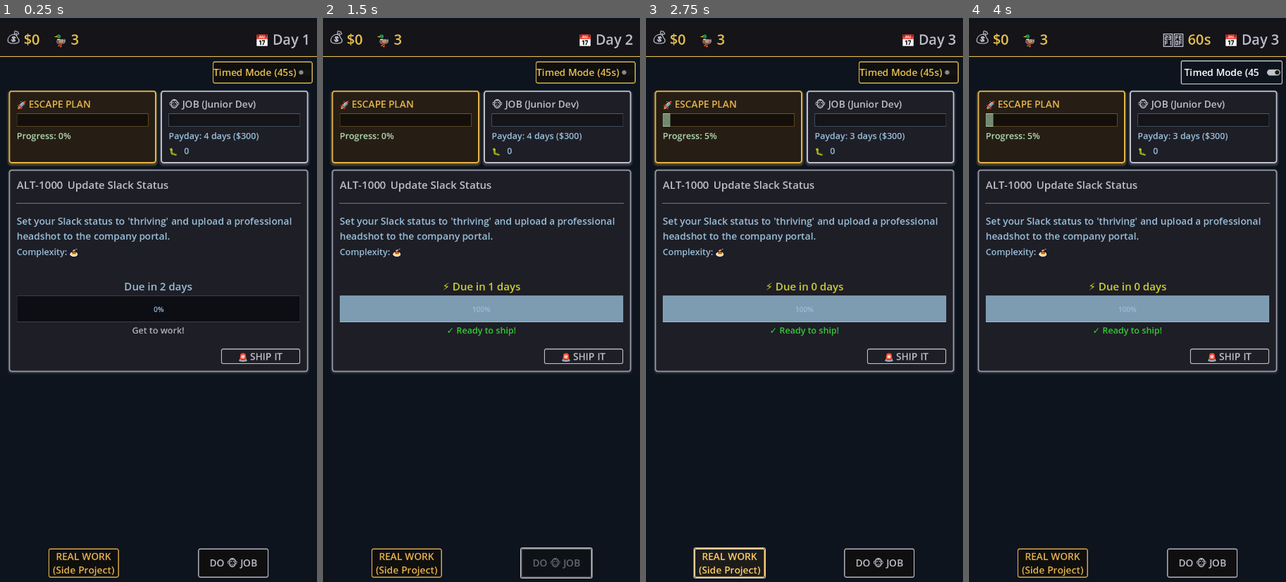
Above: before the commit, frames 1-4 (left to right).
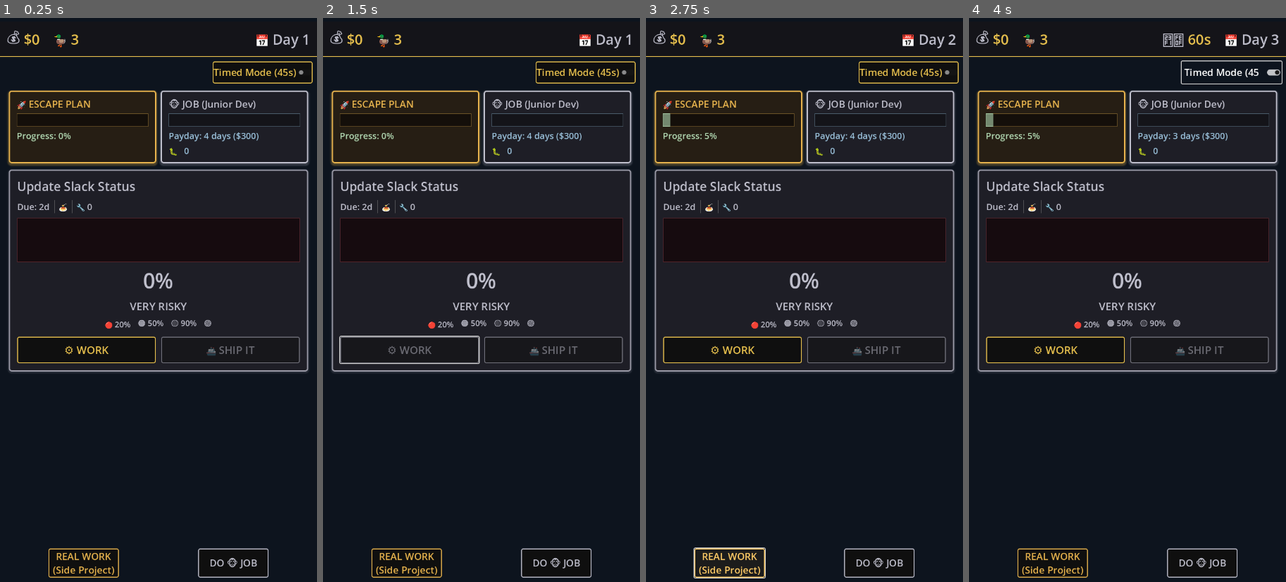
Above: after the commit, the same moments.

Repository: lmchoi/alt-f-this
Game: Godot game, scene res://scenes/game_ui.tscn
Two runs of this game, one before a commit and one after it. Both use one fixed random seed, a clock stepped at 60 frames per second and the inputs below.
Inputs (mouse positions are in pixels of both pictures, inside the frame that each line leads up to):
- Up to frame 1 (0.25 s): no input
- Up to frame 2 (1.5 s): click (582, 356) at 0.5 s, where only the run before the commit has a clickable "🚨 SHIP IT"; click "DO 🐵 JOB" (after the commit: "⚙️ WORK") at 1.25 s
- Up to frame 3 (2.75 s): click "REAL WORK (Side Project)" at 2 s
- Up to frame 4 (4 s): click "DO 🐵 JOB" at 2.75 s; click "Timed Mode (45s)" at 3.5 s

The runs differ from the first frame. In frame 1, 3.9% of the frame differs, in the area x 2-98%, y 28-63%; in frame 2, 8.3%, in the area x 2-98%, y 2-100%; in frame 3, 7.8%; in frame 4, 7.8%.

Commit message:
Swap TaskPanel → TaskPanelV2 in main game UI
Replace old task panel with mobile-first v2 version:
- 100px tall progress bar (was 60px)
- 48px progress percentage (was inline with bar)
- 60px tall buttons (easier to tap)
- Color-coded quality zones (red/orange/yellow/green)

Signals remain compatible, no script changes needed.

🤖 Generated with [Claude Code](https://claude.com/claude-code)

Co-Authored-By: Claude <noreply@anthropic.com>

Diff:
--- a/scenes/game_ui.tscn
+++ b/scenes/game_ui.tscn
@@ -5,7 +5,7 @@
 [ext_resource type="Script" uid="uid://o4uecgfegpr2" path="res://scripts/ui/action_button.gd" id="2_rns2u"]
 [ext_resource type="PackedScene" uid="uid://bvq8yh3xqw7ej" path="res://scenes/top_bar.tscn" id="2_topbar"]
 [ext_resource type="PackedScene" uid="uid://dhs52b5767yn3" path="res://scenes/job_info.tscn" id="3_jobinfo"]
-[ext_resource type="PackedScene" uid="uid://bgkcmaeachwe4" path="res://scenes/task_panel.tscn" id="3_taskpanel"]
+[ext_resource type="PackedScene" uid="uid://c8xqy4n5pqr7w" path="res://scenes/task_panel_v2.tscn" id="3_taskpanel"]
 [ext_resource type="PackedScene" uid="uid://c8y5kn7m2p3qr" path="res://scenes/side_project_panel.tscn" id="4_sideproject"]
 [ext_resource type="PackedScene" uid="uid://b5nqygpy3h33x" path="res://scenes/dialogs/event_popup.tscn" id="4_u2dgd"]
 [ext_resource type="Theme" uid="uid://f4lrrcd0nn1k" path="res://themes/dialog_theme.tres" id="5_dialog_theme"]
